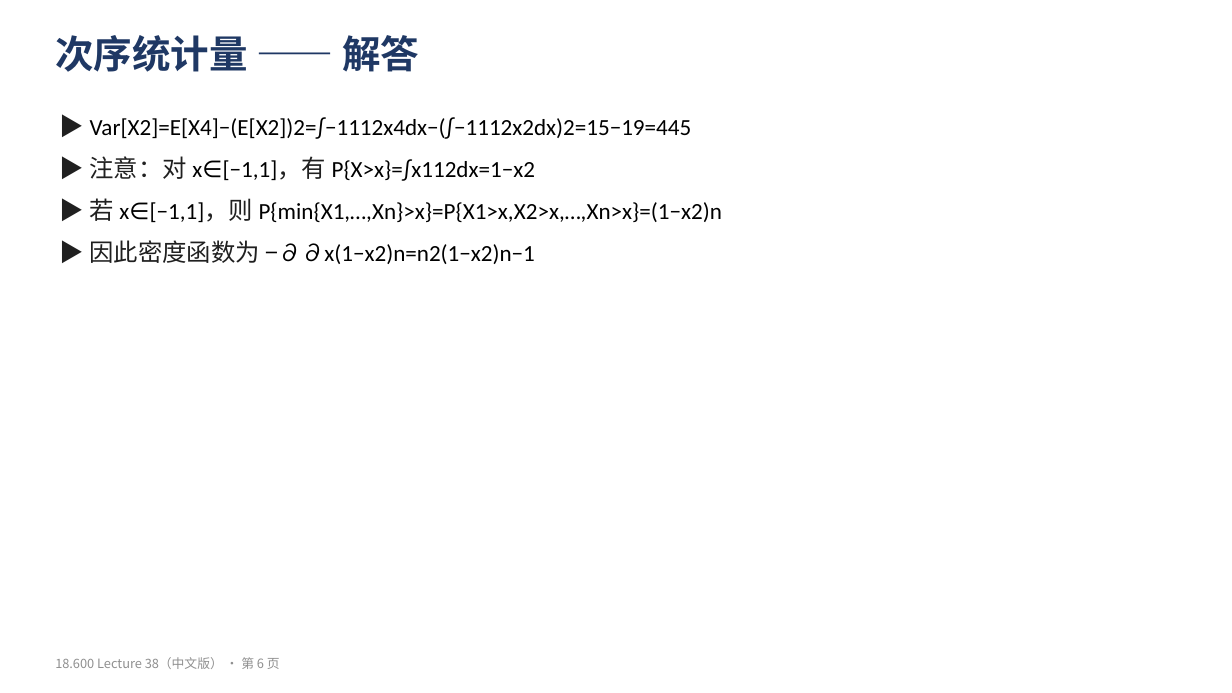
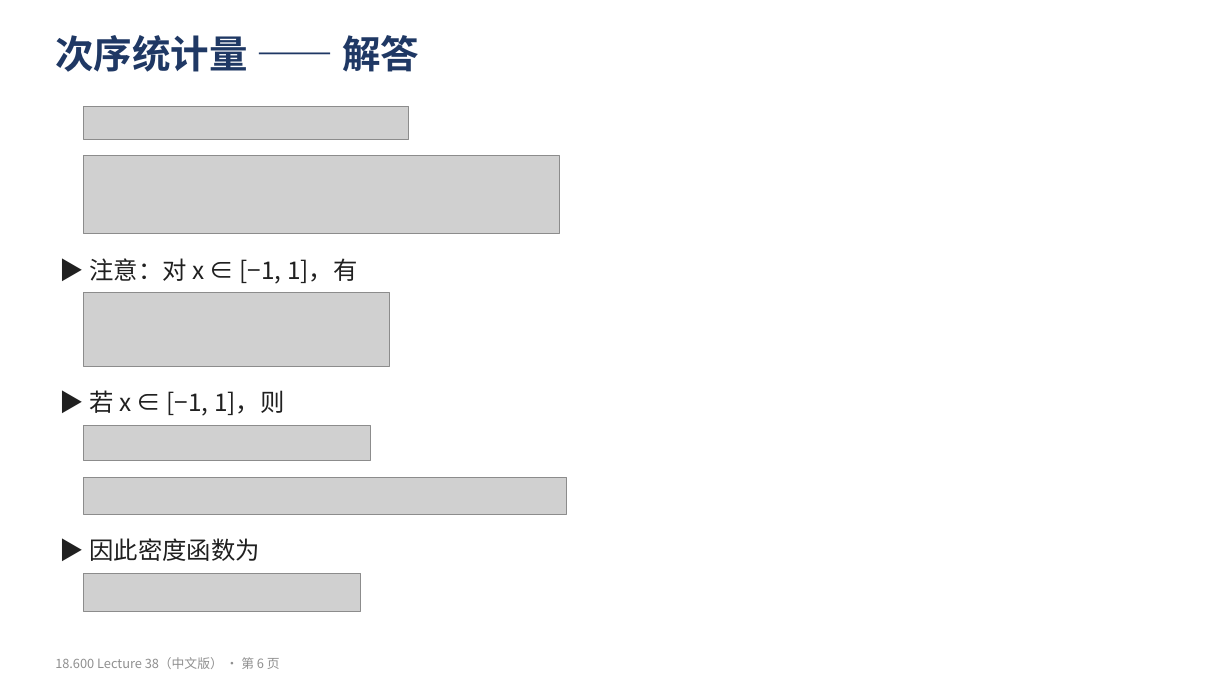
Before and after one commit to yuyangblue/note, a slide deck: slide 6 of 概率论与数理统计/原始材料/MIT18.600/中文版/Lecture38_复习练习_中文.pptx. Drawn at 1232x693 pixels with LibreOffice and Linux fonts; fonts in the diff are those of the drawing; grey boxes stand for pictures. Boxes give left, top, right and bottom in pixels: in the first picture for what was removed or moved away, otherwise in the second. Text is boxed around its words. In the diff, an @@ line names an element or a change of style, - is before the commit and + after.

```diff
--- a/概率论与数理统计/原始材料/MIT18.600/中文版/Lecture38_复习练习_中文.pptx
+++ b/概率论与数理统计/原始材料/MIT18.600/中文版/Lecture38_复习练习_中文.pptx
@@ picture added at [83, 106, 409, 140] @@
@@ text removed at [90, 117, 722, 264] @@
-▶ Var[X2]=E[X4]−(E[X2])2=∫−1112x4dx−(∫−1112x2dx)2=15−19=445
-▶ 注意：对 x∈[−1,1]，有 P{X>x}=∫x112dx=1−x2
-▶ 若 x∈[−1,1]，则 P{min{X1,…,Xn}>x}=P{X1>x,X2>x,…,Xn>x}=(1−x2)n
-▶ 因此密度函数为 −∂∂x(1−x2)n=n2(1−x2)n−1
@@ picture added at [83, 156, 559, 234] @@
@@ text added at [90, 258, 357, 284], 19 pt, text #202020 @@
+▶ 注意：对 x ∈ [−1, 1]，有
@@ picture added at [83, 293, 389, 366] @@
@@ text added at [90, 390, 284, 416], 19 pt, text #202020 @@
+▶ 若 x ∈ [−1, 1]，则
@@ picture added at [83, 425, 371, 460] @@
@@ picture added at [83, 477, 567, 514] @@
@@ text added at [90, 538, 260, 561], 19 pt, text #202020 @@
+▶ 因此密度函数为
@@ picture added at [83, 573, 361, 611] @@
```
Also in this commit, not shown: 13 other slides changed, 3 other files.
